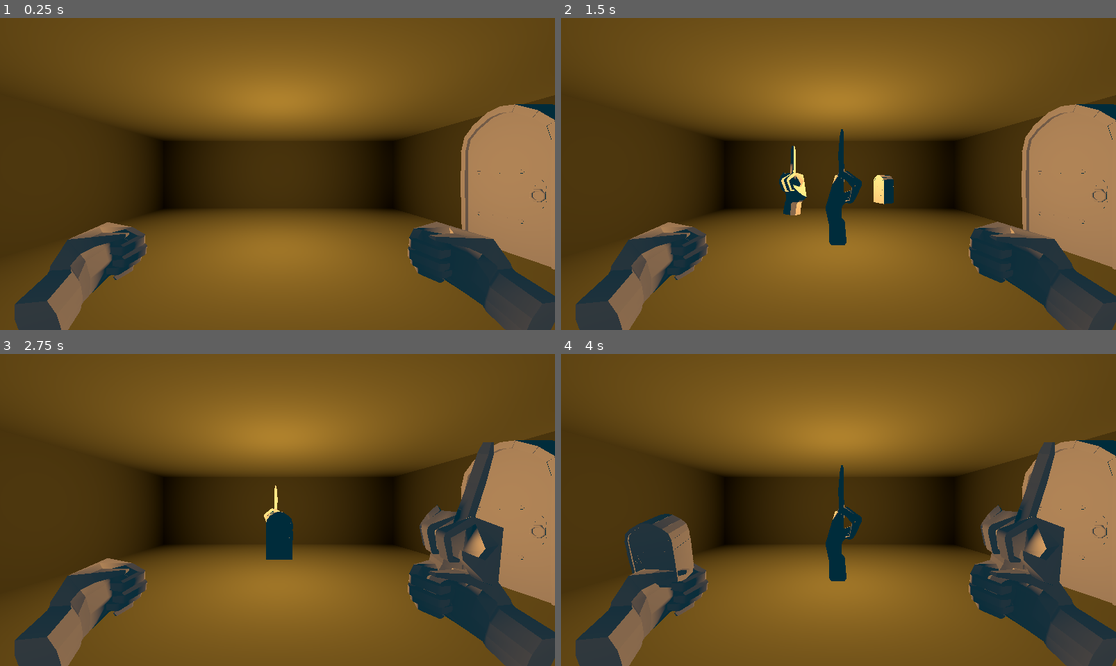
Above: before the commit, frames 1-4 (two rows, left to right).
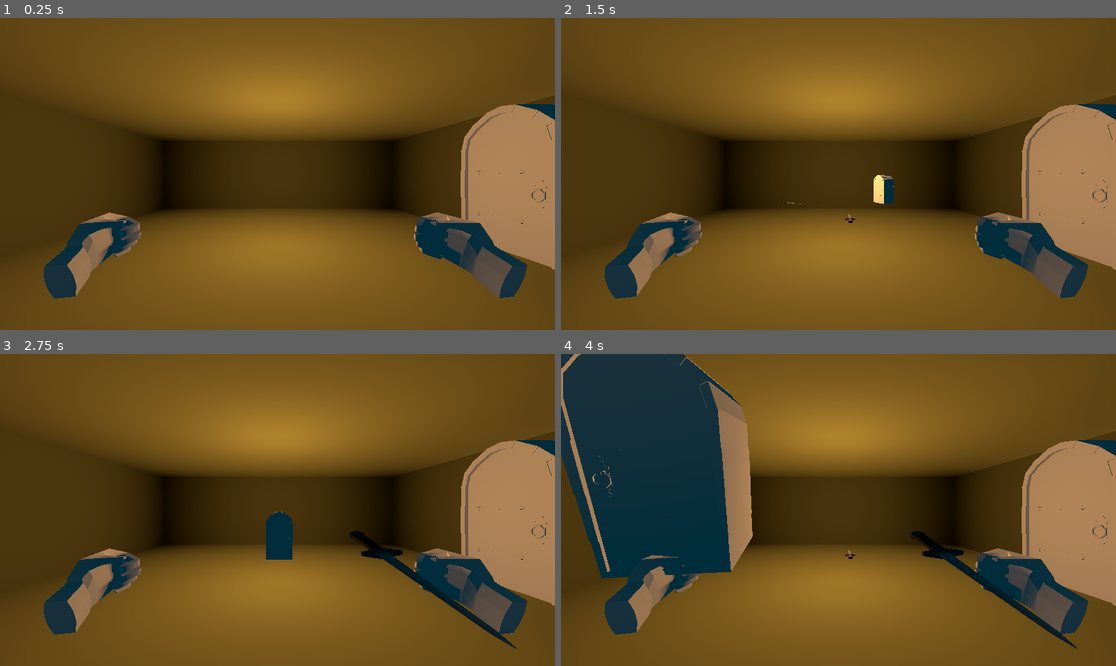
Above: after the commit, the same moments.

Repository: KoolDouds/GGJ-2025
Game: Godot game, scene res://game.tscn
The game is run twice, just before and just after one commit, with the same random seed, the same clock (stepped at 60 frames per second) and the same inputs.
Inputs:
- Up to frame 1 (0.25 s): no input
- Up to frame 2 (1.5 s): tap Enter at 0.5 s; hold Right (right) 0.53-1.28 s; tap Keypad 5 (center) at 0.6, 1.35 s; tap Space at 1.25 s; hold Down (back) from 1.28 s (still down)
- Up to frame 3 (2.75 s): tap Enter at 2 s; release Down (back) at 2.03 s; hold Right (right) from 2.03 s (still down); tap Keypad 5 (center) at 2.1 s
- Up to frame 4 (4 s): tap Space at 2.75 s; release Right (right) at 2.78 s; hold Up (forward) 2.78-3.53 s; tap Keypad 5 (center) at 2.85, 3.6 s; tap Enter at 3.5 s; hold Left (left) from 3.53 s (still down)

The runs differ from the first frame. In frame 1, 8.5% of the frame differs, in the area x 2-100%, y 62-100%; in frame 2, 10%; in frame 3, 12%; in frame 4, 33%, in the area x 0-100%, y 0-100%.

Commit message:
Dague fbx

Diff:
--- /dev/null
+++ b/Art/DagueMaterial.tres
@@ -0,0 +1,10 @@
+[gd_resource type="StandardMaterial3D" load_steps=2 format=3 uid="uid://bn4m5yt3hwmn8"]
+
+[ext_resource type="Texture2D" uid="uid://cwmc7wlwygrqt" path="res://Art/DagueMaterial.png" id="1_qwoyf"]
+
+[resource]
+resource_name = "DagueMaterial"
+vertex_color_use_as_albedo = true
+albedo_texture = ExtResource("1_qwoyf")
+emission_enabled = true
+emission = Color(0, 0, 0, 0)
--- a/DungeonCrawling/room.tscn
+++ b/DungeonCrawling/room.tscn
@@ -1,7 +1,8 @@
-[gd_scene load_steps=3 format=3 uid="uid://q7hux1610c2m"]
+[gd_scene load_steps=4 format=3 uid="uid://q7hux1610c2m"]
 
 [ext_resource type="PackedScene" uid="uid://cnb24jp2fklhq" path="res://Art/salle_test.glb" id="1_8xvkt"]
 [ext_resource type="Script" path="res://DungeonCrawling/room.gd" id="1_msas5"]
+[ext_resource type="PackedScene" uid="uid://bkgmohxcxa0q8" path="res://Art/Dague.fbx" id="3_jhtbk"]
 
 [node name="Room" type="Node3D"]
 script = ExtResource("1_msas5")
@@ -14,3 +15,6 @@
 light_energy = 2.0
 omni_range = 7.502
 omni_attenuation = 0.795
+
+[node name="Dague" parent="." instance=ExtResource("3_jhtbk")]
+transform = Transform3D(1, 0, 0, 0, 1, 0, 0, 0, 1, -7.16407, 0, 5.86632)
--- a/Hands/hand.tscn
+++ b/Hands/hand.tscn
@@ -15,7 +15,11 @@
 hand = NodePath("../..")
 
 [node name="main_droite" parent="Visual/FlipLeftRight" instance=ExtResource("3_gqn44")]
+transform = Transform3D(0.5, 0, 0, 0, 0.5, 0, 0, 0, 0.5, 0, 0, 0)
 
-[node name="Weapon_parent" type="Node3D" parent="Visual/FlipLeftRight/main_droite" node_paths=PackedStringArray("hand")]
+[node name="Node3D" type="Node3D" parent="Visual/FlipLeftRight/main_droite"]
+transform = Transform3D(4, 0, 0, 0, 4, 0, 0, 0, 4, 0, 0, 0)
+
+[node name="Weapon_parent" type="Node3D" parent="Visual/FlipLeftRight/main_droite/Node3D" node_paths=PackedStringArray("hand")]
 script = ExtResource("5_iyn6o")
-hand = NodePath("../../../..")
+hand = NodePath("../../../../..")
--- a/Hands/hands.tscn
+++ b/Hands/hands.tscn
@@ -9,8 +9,8 @@
 right_hand = NodePath("RightHand")
 
 [node name="LeftHand" parent="." instance=ExtResource("2_gopoe")]
-transform = Transform3D(-0.167731, 0.0449435, 0.984808, 0.258819, 0.965926, 0, -0.951251, 0.254887, -0.173648, -1.6, 0, -1.873)
+transform = Transform3D(-0.167731, 0.0449435, 0.984808, 0.258819, 0.965926, 0, -0.951251, 0.254887, -0.173648, -1, 0, -1.18932)
 
 [node name="RightHand" parent="." instance=ExtResource("2_gopoe")]
-transform = Transform3D(-0.167731, 0.0449435, 0.984808, 0.258819, 0.965926, 0, -0.951251, 0.254887, -0.173648, 1.6, 0, -1.873)
+transform = Transform3D(-0.167731, 0.0449435, 0.984808, 0.258819, 0.965926, 0, -0.951251, 0.254887, -0.173648, 1, 0, -1.18932)
 hand_side = 1
--- a/default.tres
+++ b/default.tres
@@ -2,7 +2,7 @@
 
 [ext_resource type="Script" path="res://DungeonCrawling/ItemFunction.gd" id="1_164ar"]
 [ext_resource type="Script" path="res://Script/weapon.gd" id="1_f046u"]
-[ext_resource type="PackedScene" uid="uid://ff3w6s5ps27x" path="res://main_objet.tscn" id="2_aty1v"]
+[ext_resource type="PackedScene" uid="uid://bkgmohxcxa0q8" path="res://Art/Dague.fbx" id="2_4k6qv"]
 
 [resource]
 script = ExtResource("1_f046u")
@@ -10,4 +10,4 @@
 post_time = 0.5
 dmg = 1
 functions = Array[ExtResource("1_164ar")]([])
-gfx = ExtResource("2_aty1v")
+gfx = ExtResource("2_4k6qv")
--- a/game.tscn
+++ b/game.tscn
@@ -15,7 +15,7 @@
 transform = Transform3D(1, 0, 0, 0, 1, 0, 0, 0, 1, 0, 1.6, 3.8)
 
 [node name="Node3D" type="Node3D" parent="Camera3D"]
-transform = Transform3D(0.5, 0, 0, 0, 0.5, 0, 0, 0, 0.5, 0, -0.332, 0.05)
+transform = Transform3D(1, 0, 0, 0, 1, 0, 0, 0, 1, 0, -0.332, 0.05)
 
 [node name="Hands" parent="Camera3D/Node3D" instance=ExtResource("1_dp6cy")]
 
Binary file added: Art/Dague.fbx
Not shown, added: Art/Dague.fbx.import
Binary file added: Art/DagueMaterial.png
Not shown, added: Art/DagueMaterial.png.import
